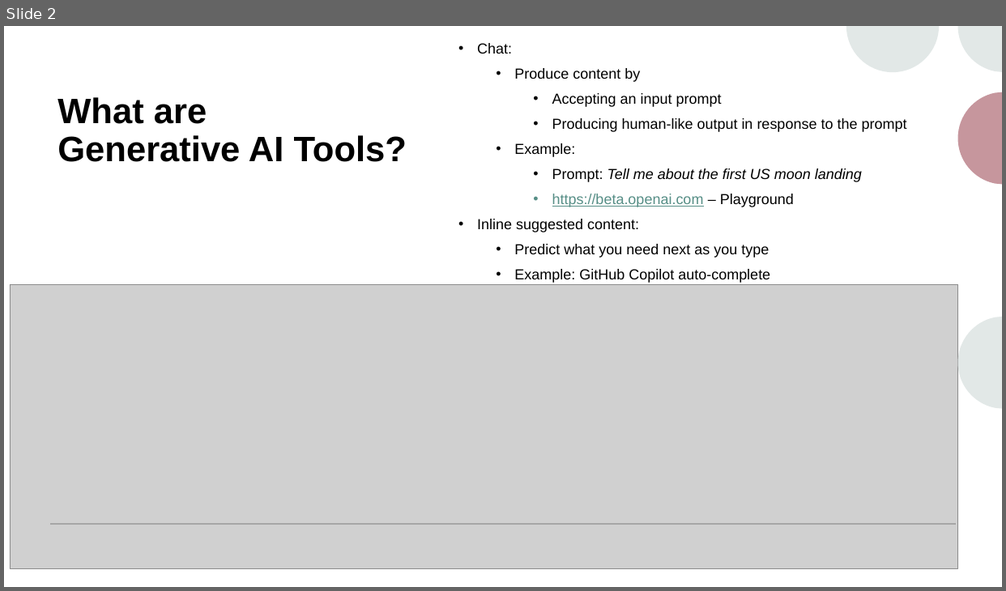
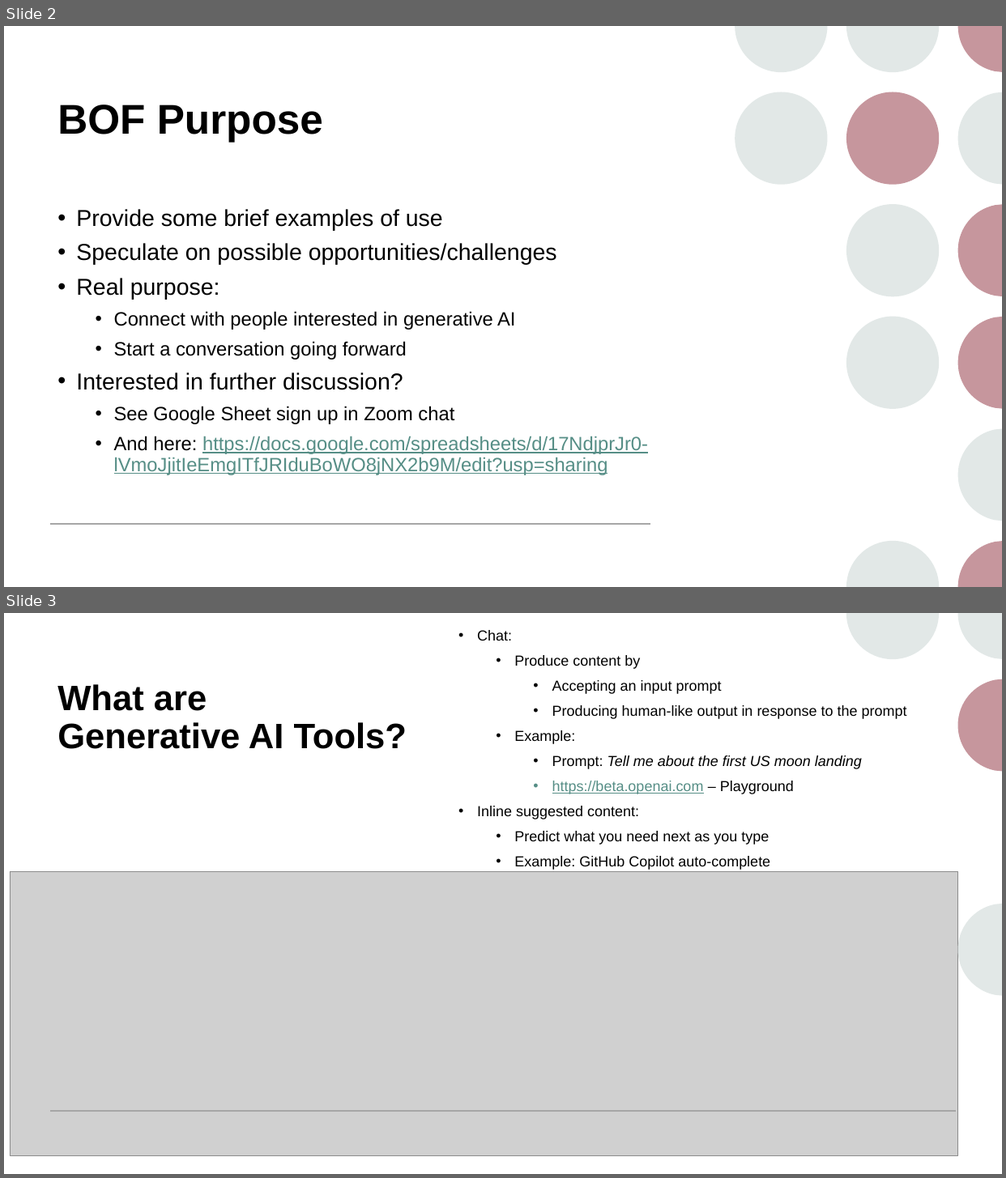
Before and after one commit to maherou/Teaching, a slide deck: files/CS373/GenerativeAITools/GenerativeAITools.pptx. Shown one above the other, each under a label of ours: slide 2 before the commit, slides 2 and 3 after it. The pictures are 1006x591 and 1006x1178 pixels, drawn with LibreOffice and Linux fonts; fonts in the diff are those of the drawing; grey boxes stand for pictures. Boxes give left, top, right and bottom in pixels: in the first picture for what was removed or moved away, otherwise in the second. Text is boxed around its words. In the diff, an @@ line names an element or a change of style, - is before the commit and + after.

Commit message:
Update GenerativeAI slides

```diff
--- a/files/CS373/GenerativeAITools/GenerativeAITools.pptx
+++ b/files/CS373/GenerativeAITools/GenerativeAITools.pptx
@@ slide 2 added at (4, 26, 1002, 587), background #FFFFFF; not listed: 8 template elements that a slide beside it also shows @@
@@ group added at (735, 26, 939, 409): 4 ellipses, 1 freeform shape @@
@@ title added at (57, 105, 323, 142), 40 pt, text #000000, bold @@
+BOF Purpose
@@ text added at (76, 209, 648, 476), 18.5 pt, text #000000 @@
+• Provide some brief examples of use
+• Speculate on possible opportunities/challenges
+• Real purpose:
+  • Connect with people interested in generative AI
+  • Start a conversation going forward
+• Interested in further discussion?
+  • See Google Sheet sign up in Zoom chat
+  • And here: https://docs.google.com/spreadsheets/d/17NdjprJr0-lVmoJjitIeEmgITfJRIduBoWO8jNX2b9M/edit?usp=sharing
@@ line added from (50, 525) to (651, 525), #A6A6A6 1 pt @@
@@ what was slide 2 is now slide 3 @@
```
Also in this commit, not shown: 4 slides changed, 8 other slides added, 6 other files.
